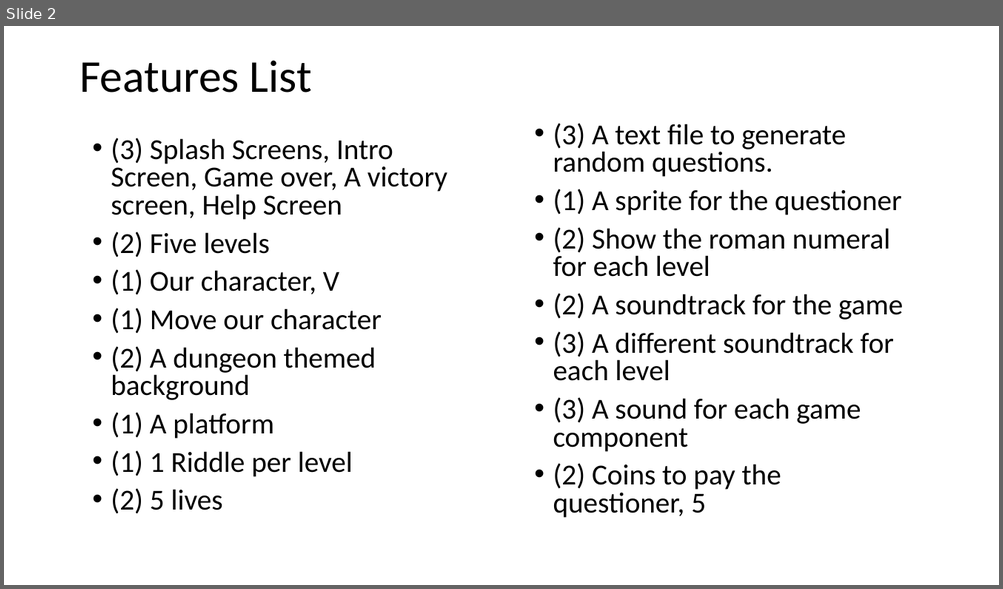
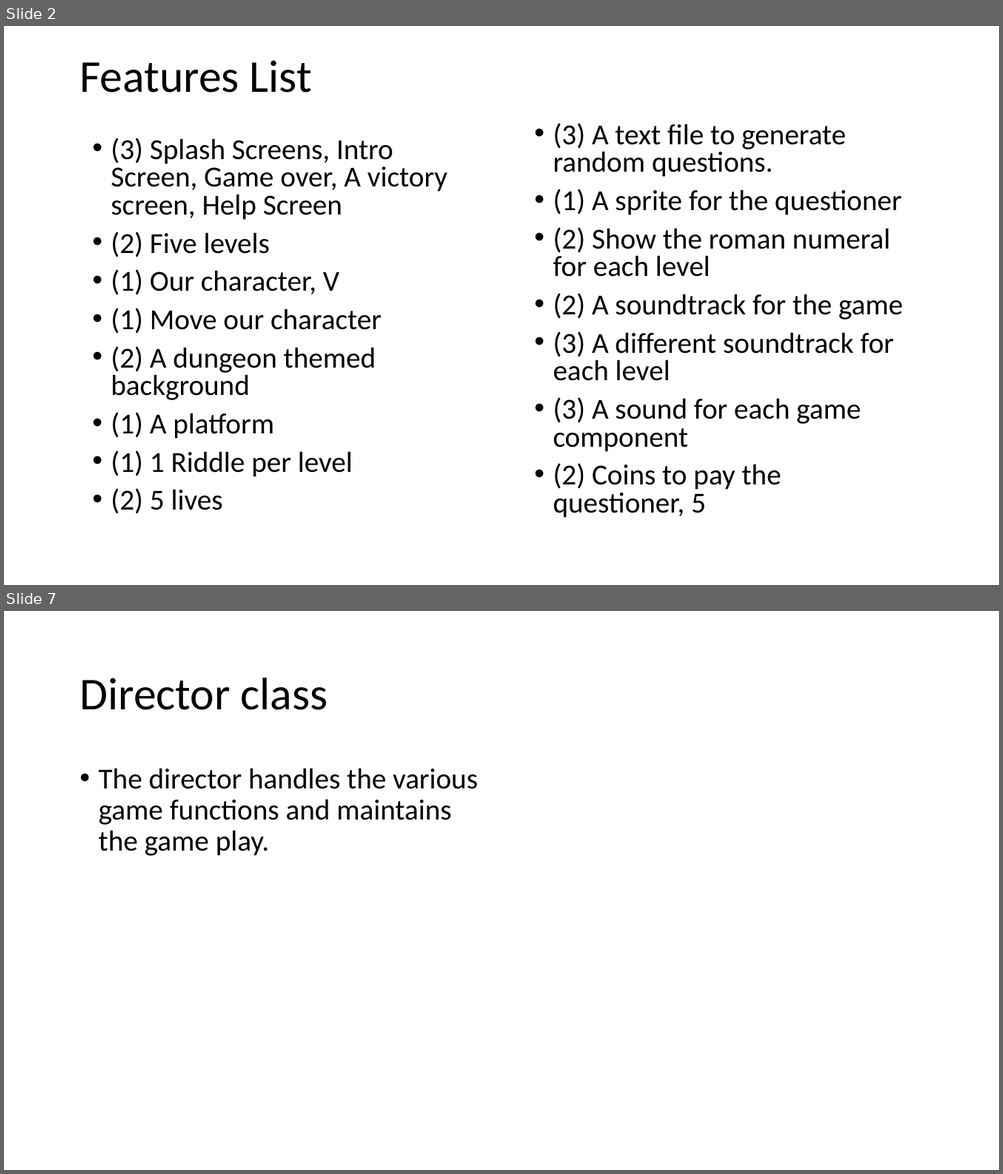
Before and after one commit to joshwassum/team5_final, a slide deck: docs/The Heroic V (Five).pptx. Shown one above the other, each under a label of ours: slide 2 before the commit, slides 2 and 7 after it; the slides between them are not shown. The pictures are 1003x589 and 1003x1174 pixels, drawn with LibreOffice and Linux fonts; fonts in the diff are those of the drawing. Boxes give left, top, right and bottom in pixels: in the first picture for what was removed or moved away, otherwise in the second. Text is boxed around its words. In the diff, an @@ line names an element or a change of style, - is before the commit and + after.

Commit message:
Added the README and CRC Cards for game outline

```diff
--- a/docs/The Heroic V (Five).pptx
+++ b/docs/The Heroic V (Five).pptx
@@ slide 7 added at bbox=[4, 611, 999, 1170], background #FFFFFF @@
@@ title added at bbox=[79, 678, 328, 710], 44 pt, text #000000 @@
+Director class
@@ text added at bbox=[99, 768, 478, 856], 28 pt, text #000000 @@
+• The director handles the various game functions and maintains the game play.
```
Also in this commit, not shown: 8 other slides added, 1 other file.
